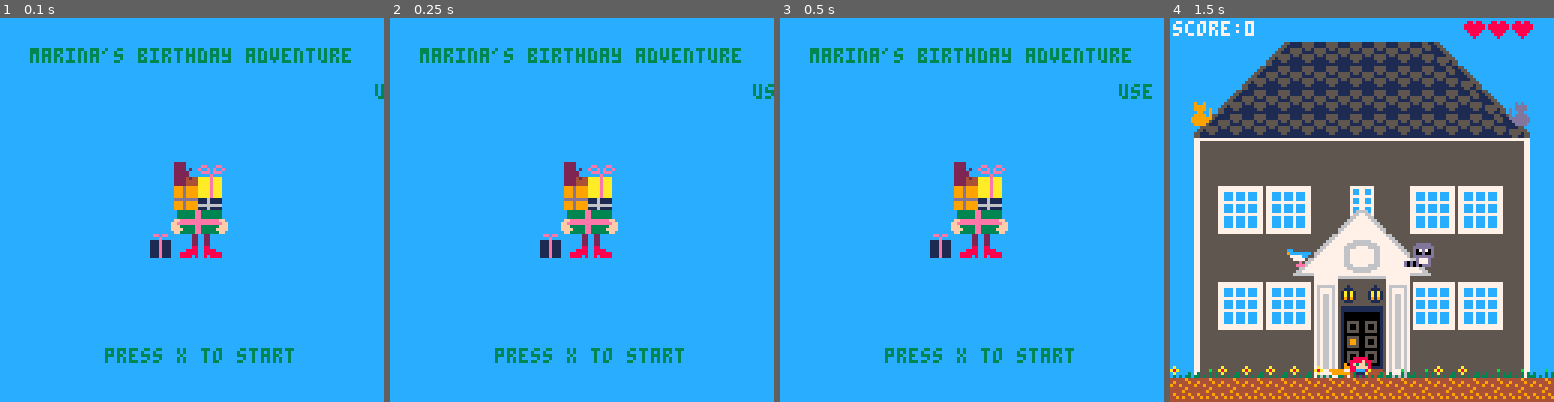
Above: before the commit, frames 1-4 (left to right).
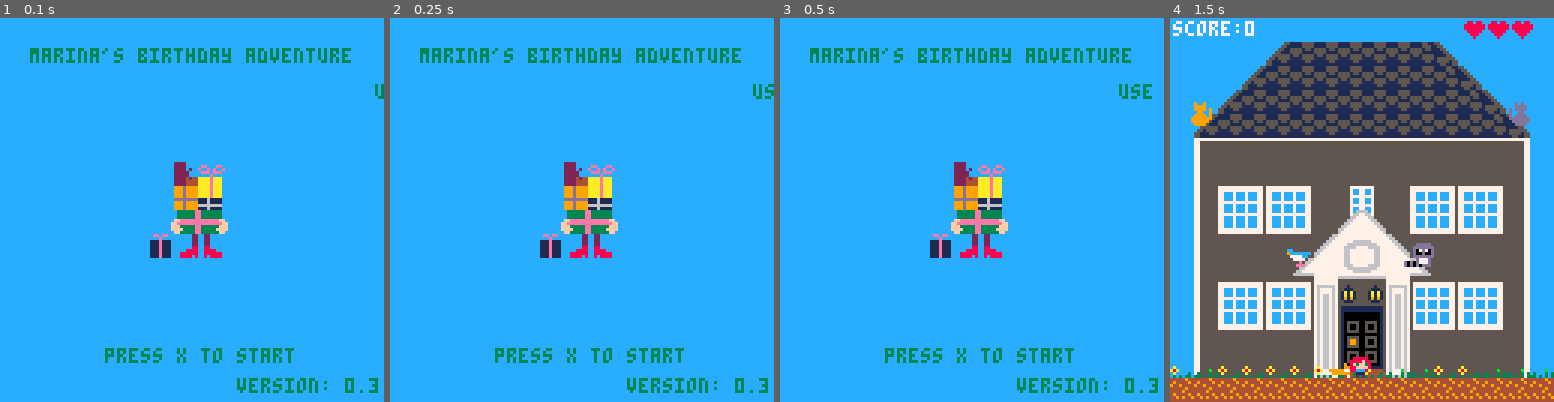
Above: after the commit, the same moments.

Repository: dazbur/pico-8
Game: PICO-8 cartridge birthday.p8
The game is run twice, just before and just after one commit, with the same random seed, the same clock (stepped at 60 frames per second) and the same inputs.
Inputs:
- Up to frame 1 (0.1 s): no input
- Up to frame 2 (0.25 s): no input
- Up to frame 3 (0.5 s): no input
- Up to frame 4 (1.5 s): tap X (X key) at 1.07 s

The runs differ from the first frame. In frame 1, 0.6% of the frame differs, in the area x 61-99%, y 93-98%; in frame 2, 0.6%; in frame 3, 0.6%; in frame 4, nothing differs.

Commit message:
added analog stick mobile controls and an faster acceleration for mobile game

Diff:
--- a/birthday.p8
+++ b/birthday.p8
@@ -2,6 +2,7 @@
 version 16
 __lua__
 
+_version = 0.3
 actors = {} -- all active actors
 presents = {} -- all active presents
 grass_pattern = {} -- randomized grass pattern
@@ -16,6 +17,15 @@
 scroll_timer = 0
 global_timer = 0
 
+function analog_x()
+-- returns values from -50 to 50 for mobile "analog stick control"
+-- -50 stick is all the way left
+-- 50 stick is all the way right
+    if(peek(0x5f81)==0) then return 0
+    else
+        return peek(0x5f81) - 100
+    end
+end
 
 function make_actor(start_x)
     local a = {}
@@ -104,17 +114,17 @@
 function move_player(actor)
     local btn_pressed = false
     local ddx = 0
-    if (btn(0)) then
+    if (btn(0)) or analog_x() < 0 then
         actor.start_spr = 3
         actor.cur_frame += 0.3
-        ddx -= 0.25
+        ddx -= 0.25 - (analog_x() / 500)
         btn_pressed = true
     end
 
-    if (btn(1)) then
+    if (btn(1)) or analog_x() > 0 then
          actor.start_spr = 1
         actor.cur_frame += 0.3
-        ddx += 0.25
+        ddx += 0.25 + (analog_x() / 500)
         btn_pressed = true
     end
 
@@ -369,8 +379,9 @@
             rectfill(0,0,128,128,12)
             map(2, 18, 50,40, 5, 5)
             print("marina's birthday adventure", 10, 10, 3)
+            print("use arrow keys to move around. use x to jump. music by gruber99.bandcamp.com", 128-scroll_timer, 22, 3)
             print("press x to start", 35, 110, 3)
-            print("use arrow keys to move around. use x to jump. music by gruber99.bandcamp.com", 128-scroll_timer, 22, 3)
+            print("version: ".._version, 79, 120)
             scroll_timer += 1
             if scroll_timer > 500 then scroll_timer = 0 end
         end
Not shown, added: .gitignore
